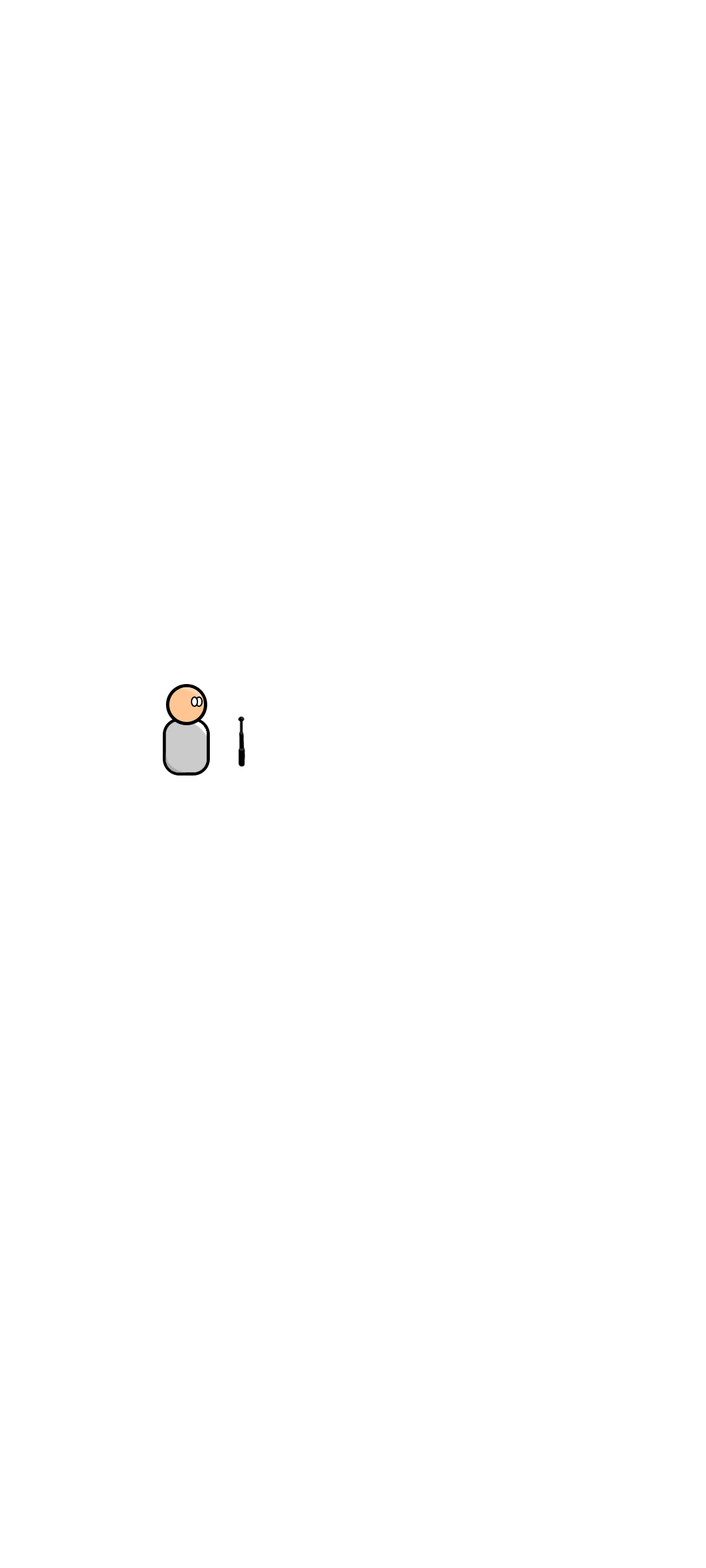
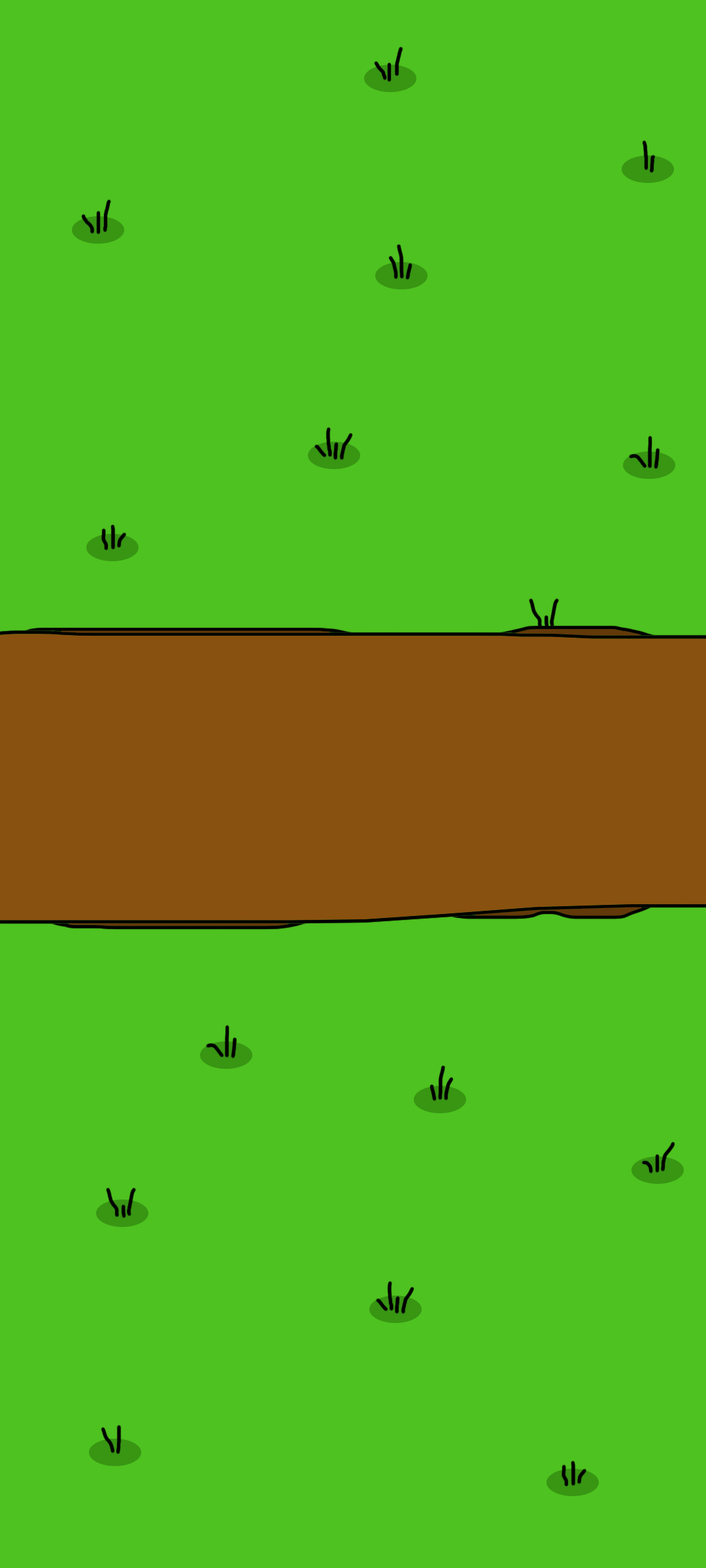
Two versions of the same layered image (706 × 1568). Layer-by-layer changes:
added group "special w" with 4 layers above "mele w" over bbox(207, 575, 357, 775)
added group "mele w" with 9 layers above "range" over bbox(151, 689, 253, 769)
added group "range" with 9 layers above "head" over bbox(196, 719, 299, 764)
hid "head" over bbox(165, 684, 208, 726)
hid "body" over bbox(162, 718, 210, 776)
showed group "background1" (23 layers) over bbox(0, 0, 706, 1568)
added group "grass" with 15 layers in group "background1" over bbox(71, 45, 684, 1497)
moved "Warstwa 7" into group "grass" over bbox(81, 45, 675, 1487)
moved "Elipsa 1" (1st of 14, in "background1" › "grass") into group "grass" over bbox(375, 261, 428, 290)
moved "Elipsa 1" (2nd of 14, in "background1" › "grass") into group "grass" over bbox(96, 1199, 149, 1227)
moved "Elipsa 1" (3rd of 14, in "background1" › "grass") into group "grass" over bbox(546, 1468, 599, 1497)
moved "Elipsa 1" (4th of 14, in "background1" › "grass") into group "grass" over bbox(88, 1438, 142, 1467)
moved "Elipsa 1" (5th of 14, in "background1" › "grass") into group "grass" over bbox(631, 1156, 684, 1184)
moved "Elipsa 1" (6th of 14, in "background1" › "grass") into group "grass" over bbox(369, 1295, 422, 1323)
moved "Elipsa 1" (7th of 14, in "background1" › "grass") into group "grass" over bbox(199, 1041, 253, 1069)
moved "Elipsa 1" (8th of 14, in "background1" › "grass") into group "grass" over bbox(413, 1085, 466, 1114)
moved "Elipsa 1" (10th of 14, in "background1" › "grass") into group "grass" over bbox(363, 64, 417, 93)
moved "Elipsa 1" (11th of 14, in "background1" › "grass") into group "grass" over bbox(71, 216, 125, 244)
moved "Elipsa 1" (13th of 14, in "background1" › "grass") into group "grass" over bbox(86, 533, 139, 562)
moved "Elipsa 1" (14th of 14, in "background1" › "grass") into group "grass" over bbox(307, 441, 360, 470)
…and 3 more changes (3 stack, 1 visibility)
